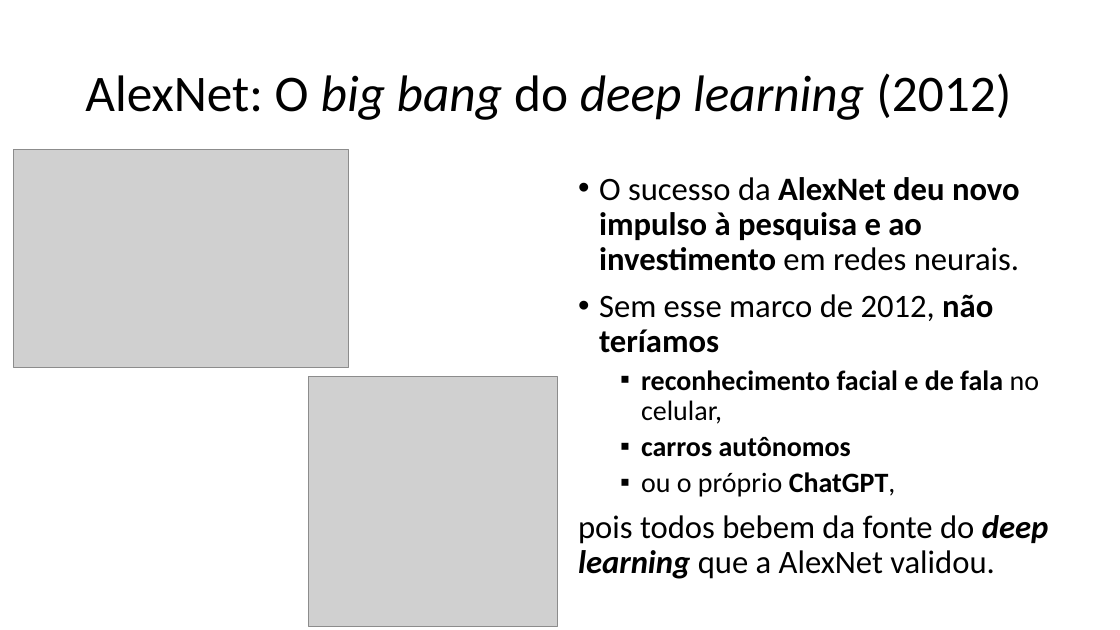
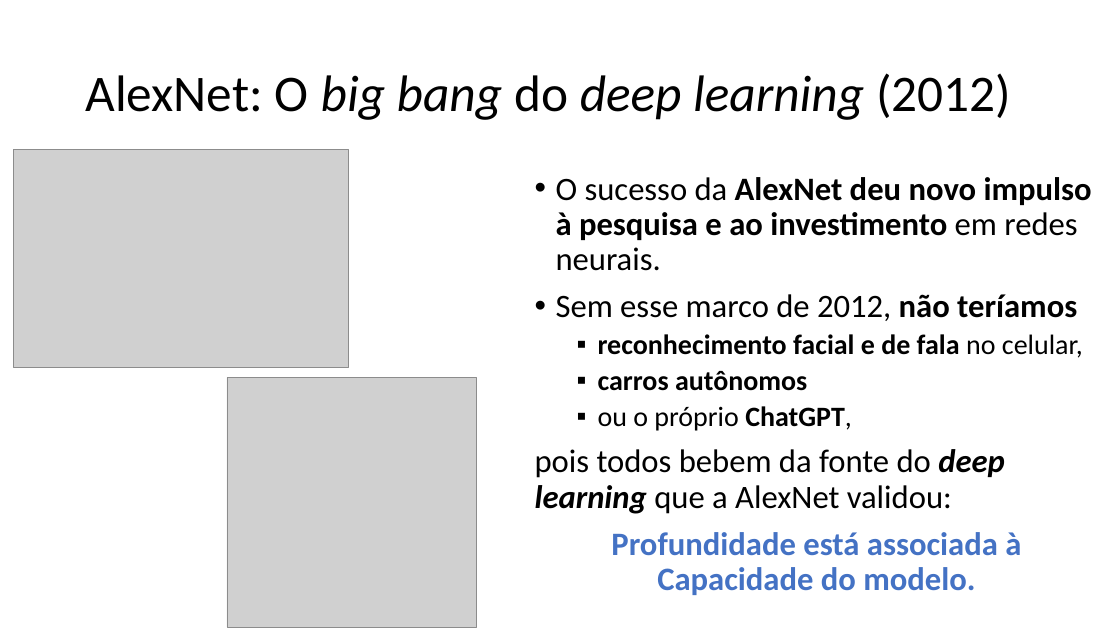
Before and after one commit to zz4fap/c24_inteligencia_artificial, a slide deck: slide 28 of slides/C24_Introdução.pptx. Drawn at 1120x630 pixels with LibreOffice and Linux fonts; fonts in the diff are those of the drawing; grey boxes stand for pictures. Boxes give left, top, right and bottom in pixels: in the first picture for what was removed or moved away, otherwise in the second. Text is boxed around its words. In the diff, an @@ line names an element or a change of style, - is before the commit and + after.

```diff
--- a/slides/C24_Introdução.pptx
+++ b/slides/C24_Introdução.pptx
@@ text "O sucesso da AlexNet deu ...": place and size @@
-text "O sucesso da AlexNet deu ..." at [578, 177, 1048, 579]
+text "O sucesso da AlexNet deu ..." at [535, 177, 1092, 595]
@@ picture: place and size @@
-picture at [308, 377, 558, 627]
+picture at [227, 378, 476, 628]
@@ text at [535, 449, 1021, 595]: text changed; bold on @@
-pois todos bebem da fonte do deep learning que a AlexNet validou.
+pois todos bebem da fonte do deep learning que a AlexNet validou:
+Profundidade está associada à Capacidade do modelo.
```
Also in this commit, not shown: 24 other slides changed, 1 other file.
